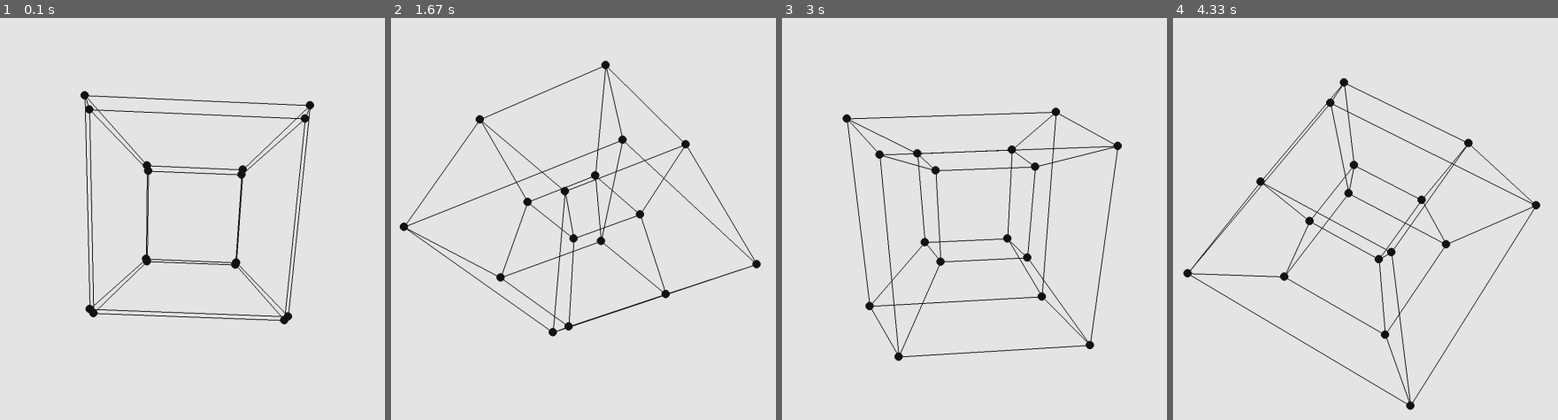
Above: before the commit, frames 1-4 (left to right).
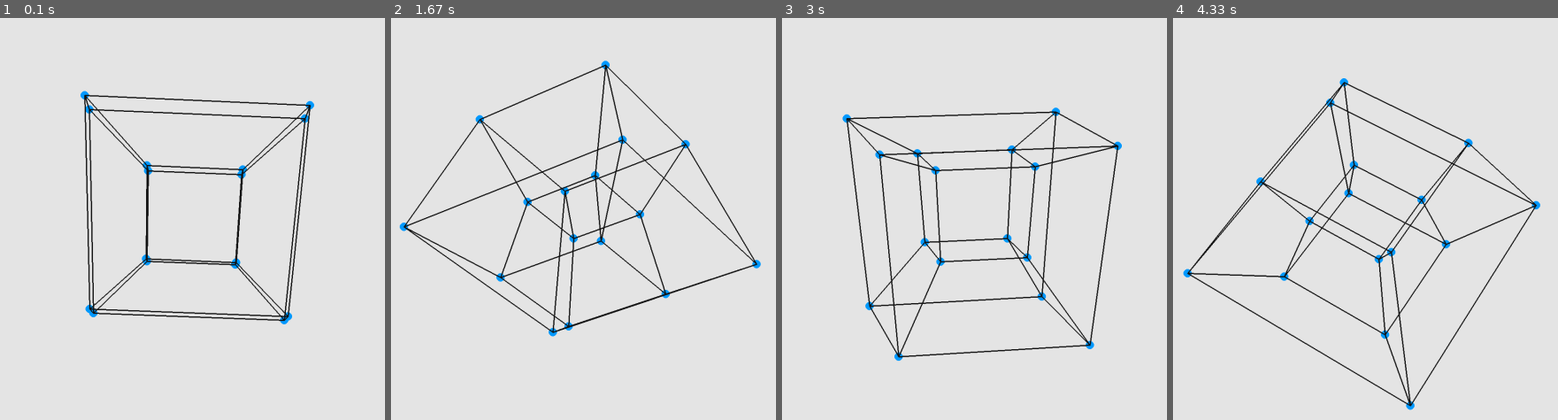
Above: after the commit, the same moments.

Repository: Josephbakulikira/4D-hypercube-with-pygame-aka-tesseract
Game: pygame game, started from main.py
Same seed, same stepped clock (60 frames per second), same inputs: the game is played once before the commit and once after it.
Inputs:
- Up to frame 1 (0.1 s): no input
- Up to frame 2 (1.67 s): no input
- Up to frame 3 (3 s): no input
- Up to frame 4 (4.33 s): no input

The runs differ from the first frame. In frame 1, 2.3% of the frame differs, in the area x 20-82%, y 18-77%; in frame 2, 2.5%; in frame 3, 2.6%; in frame 4, 2.7%, in the area x 2-96%, y 14-98%.

Commit message:
add colors

Diff:
--- a/main.py
+++ b/main.py
@@ -40,7 +40,7 @@
 def connect_point(i, j, k, offset):
     a = k[i + offset]
     b = k[j + offset]
-    pygame.draw.line(screen, black, (a[0], a[1]), (b[0], b[1]), 2)
+    pygame.draw.line(screen, black, (a[0], a[1]), (b[0], b[1]), 3)
 
 
 run = True
@@ -124,7 +124,7 @@
         y = int(projected_2d[1][0] * scale) + cube_position[1]
 
         projected_points[index] = [x, y]
-        pygame.draw.circle(screen, black, (x, y), 10)
+        pygame.draw.circle(screen, blue, (x, y), 10)
         index += 1
     #draw edges
     for m in range(4):
